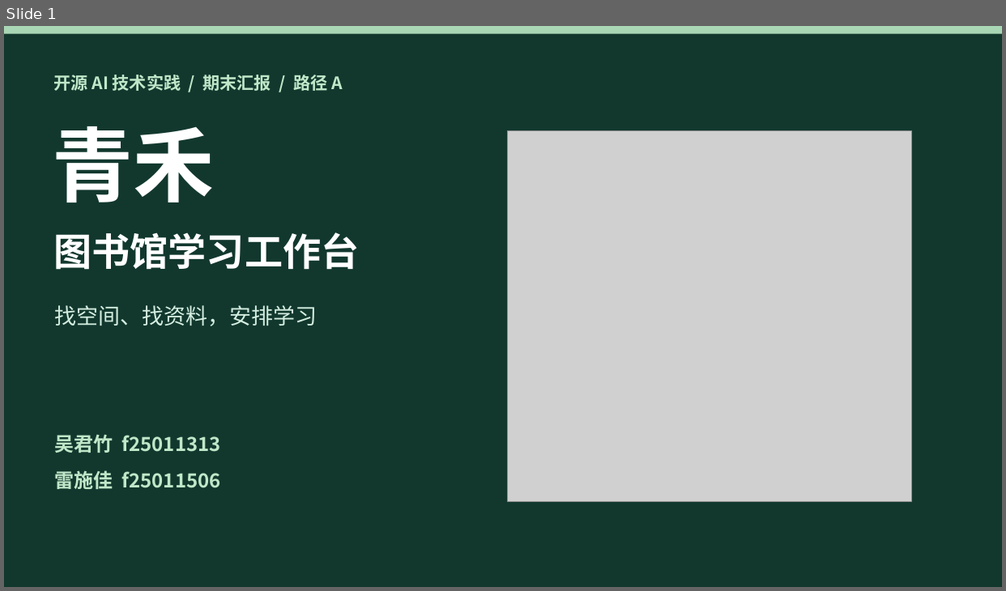
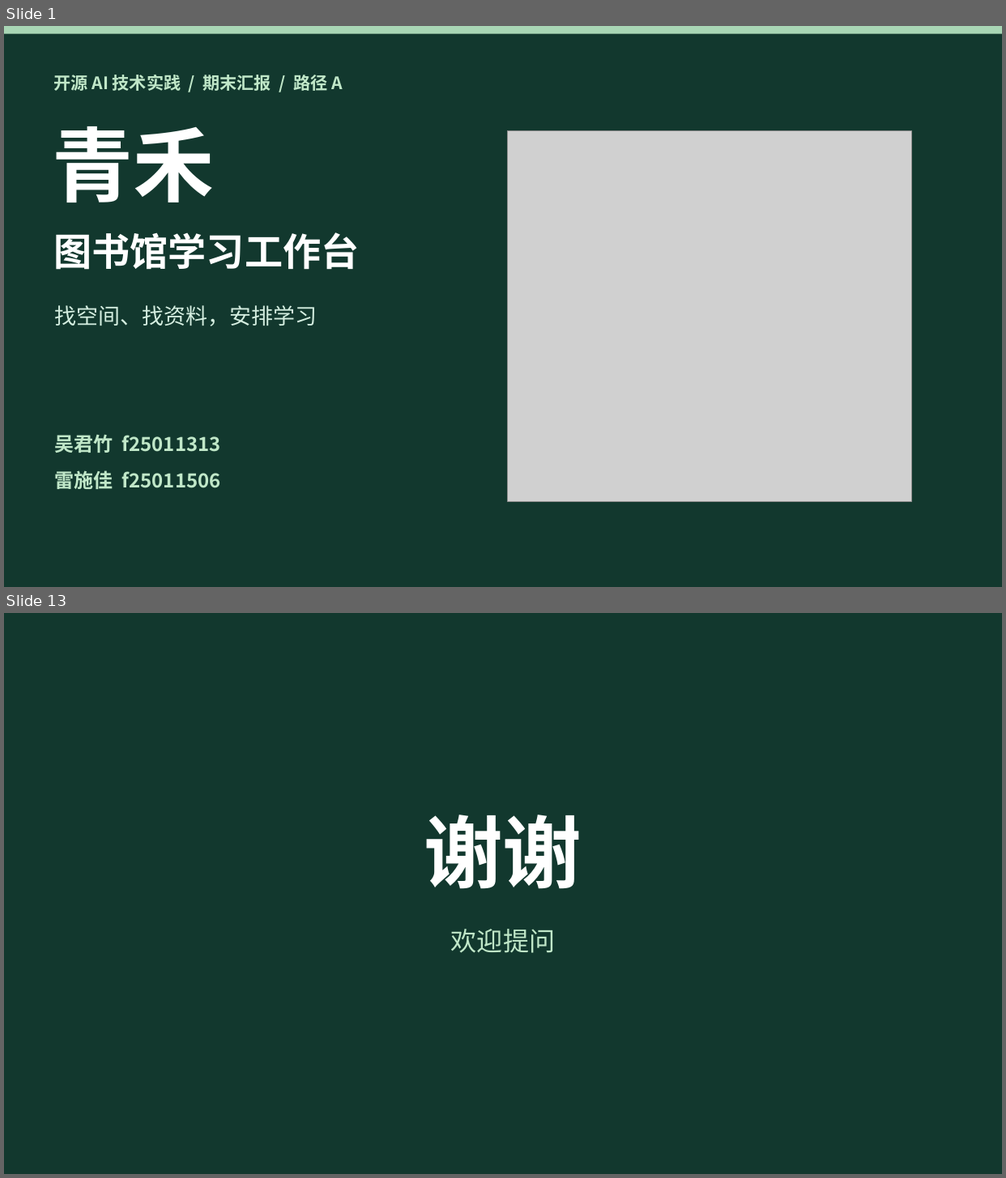
Before and after one commit to wujunzhu0802/qinghe-library-agent, a slide deck: 青禾期末汇报.pptx. Shown one above the other, each under a label of ours: slide 1 before the commit, slides 1 and 13 after it; the slides between them are not shown. The pictures are 1006x591 and 1006x1178 pixels, drawn with LibreOffice and Linux fonts; fonts in the diff are those of the drawing; grey boxes stand for pictures. Boxes give left, top, right and bottom in pixels: in the first picture for what was removed or moved away, otherwise in the second. Text is boxed around its words. In the diff, an @@ line names an element or a change of style, - is before the commit and + after.

```diff
--- a/青禾期末汇报.pptx
+++ b/青禾期末汇报.pptx
@@ slide 13 added at box(4, 613, 1002, 1174), background #12382E @@
@@ text added at box(424, 815, 582, 889), 76 pt, text #FFFFFF, bold @@
+谢谢
@@ text added at box(451, 929, 555, 953), 25 pt, text #C0E7C8 @@
+欢迎提问
```
Also in this commit, not shown: 11 slides changed.
